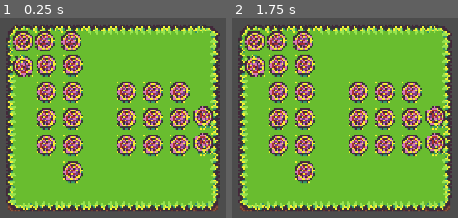
Above: before the commit, frames 1-2 (left to right).
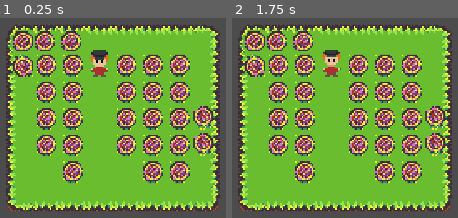
Above: after the commit, the same moments.

Repository: Zezeku/Godot-Creature-Catch
Game: Godot game, scene res://Source/SceneHandler.tscn
Same seed, same stepped clock (60 frames per second), same inputs: the game is played once before the commit and once after it.
Inputs:
- Up to frame 1 (0.25 s): no input
- Up to frame 2 (1.75 s): tap Enter at 0.5 s; tap Space at 1.25 s

The runs differ from the first frame. In frame 1, 4.8% of the frame differs, in the area x 39-85%, y 16-83%; in frame 2, 4.8%.

Commit message:
Added Player Sprite with animation
only sprite, no movement

Diff:
--- a/Project/Source/SceneHandler.tscn
+++ b/Project/Source/SceneHandler.tscn
@@ -1,6 +1,31 @@
-[gd_scene load_steps=3 format=2]
-
-[ext_resource path="res://ToImport/GrassTiles.png" type="Texture" id=1]
+[gd_scene load_steps=9 format=2]
+
+[ext_resource path="res://Assets/GrassTiles.png" type="Texture" id=1]
+[ext_resource path="res://Assets/PlayerSprite.png" type="Texture" id=2]
+
+[sub_resource type="AtlasTexture" id=2]
+atlas = ExtResource( 2 )
+region = Rect2( 0, 0, 16, 16 )
+
+[sub_resource type="AtlasTexture" id=3]
+atlas = ExtResource( 2 )
+region = Rect2( 16, 0, 16, 16 )
+
+[sub_resource type="AtlasTexture" id=4]
+atlas = ExtResource( 2 )
+region = Rect2( 0, 0, 16, 16 )
+
+[sub_resource type="AtlasTexture" id=5]
+atlas = ExtResource( 2 )
+region = Rect2( 32, 0, 16, 16 )
+
+[sub_resource type="SpriteFrames" id=6]
+animations = [ {
+"frames": [ SubResource( 2 ), SubResource( 3 ), SubResource( 4 ), SubResource( 5 ) ],
+"loop": true,
+"name": "default",
+"speed": 3.0
+} ]
 
 [sub_resource type="TileSet" id=1]
 0/name = "GrassTiles.png 0"
@@ -258,12 +283,22 @@
 
 [node name="SceneHandler" type="Node"]
 
+[node name="AnimatedSprite" type="AnimatedSprite" parent="."]
+position = Vector2( 311.816, 119.36 )
+z_index = 1
+frames = SubResource( 6 )
+frame = 2
+playing = true
+
 [node name="Route1" type="TileMap" parent="."]
 tile_set = SubResource( 1 )
 cell_size = Vector2( 16, 16 )
 cell_custom_transform = Transform2D( 16, 0, 0, 16, 0, 0 )
 format = 1
-tile_data = PoolIntArray( 393232, 10, 0, 393233, 11, 0, 3932 …(108 unchanged characters)… 0, 458770, 14, 0, 458771, 5, 0, 458772, 5, 0, 458773, 5, 0, 458774, 5, 0, 458775, 7, 0, 524304, 4, 0, 524305, 14, 0, 524306, 14, 0, 524307, 5, 0, 524308, 14, 0, 524309, 14, 0, 524310, 14, 0, 524311, 7, 0, 589840, 4, 0, 589841, 14, 0, 589842, 14, 0, 589843, 5, 0, 589844, 14, 0, 589845, 14, 0, 589846, 14, 0, 589847, 15, 0, 655376, 4, 0, 655377, 14, 0, 655378, 14, 0, 655379, 5, 0, 655380, 14, 0, 655381, 14, 0, 655382, 14, 0, 655383, 15, 0, 720912, 4, 0, 720913, 5, 0, 720914, 14, 0, 720915, 5, 0, 720916, 5, 0, 720917, 5, 0, 720918, 5, 0, 720919, 7, 0, 786448, 6, 0, 786449, …(91 unchanged characters)…
+tile_data = PoolIntArray( 393232, 10, 0, 393233, 11, 0, 3932 …(108 unchanged characters)… 0, 458770, 14, 0, 458771, 5, 0, 458772, 14, 0, 458773, 14, 0, 458774, 14, 0, 458775, 7, 0, 524304, 4, 0, 524305, 14, 0, 524306, 14, 0, 524307, 5, 0, 524308, 14, 0, 524309, 14, 0, 524310, 14, 0, 524311, 7, 0, 589840, 4, 0, 589841, 14, 0, 589842, 14, 0, 589843, 5, 0, 589844, 14, 0, 589845, 14, 0, 589846, 14, 0, 589847, 15, 0, 655376, 4, 0, 655377, 14, 0, 655378, 14, 0, 655379, 5, 0, 655380, 14, 0, 655381, 14, 0, 655382, 14, 0, 655383, 15, 0, 720912, 4, 0, 720913, 5, 0, 720914, 14, 0, 720915, 5, 0, 720916, 5, 0, 720917, 14, 0, 720918, 14, 0, 720919, 7, 0, 786448, 6, 0, 786449, …(91 unchanged characters)…
+__meta__ = {
+"_edit_lock_": true
+}
 
 [node name="PlayerCamera" type="Camera2D" parent="."]
 position = Vector2( 313.955, 147.785 )
Renamed: Project/ToImport/GrassTiles.png -> Project/Assets/GrassTiles.png
Not shown, changed: Project/Assets/GrassTiles.png.import
Binary file added: Project/Assets/PlayerSprite.png
Not shown, added: Project/Assets/PlayerSprite.png.import
Binary file added: Project/ToImport/PlayerSprite.aseprite
